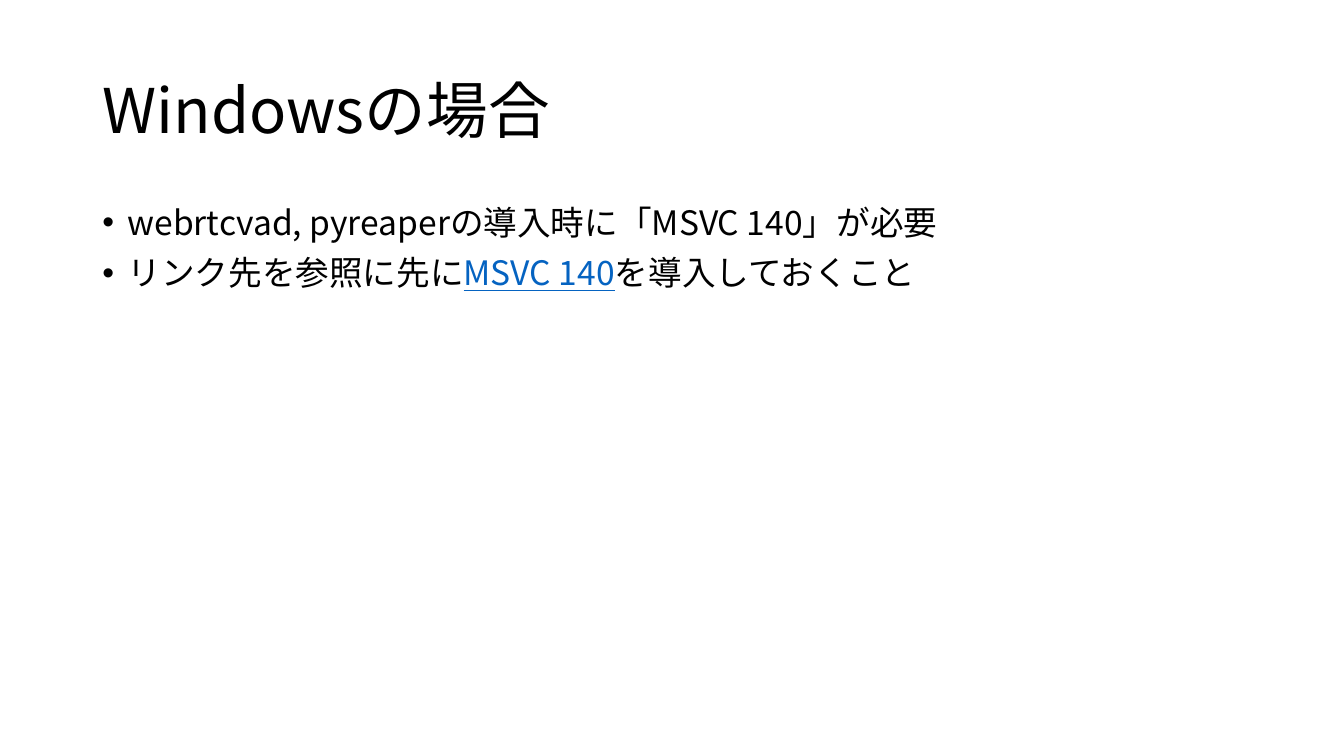
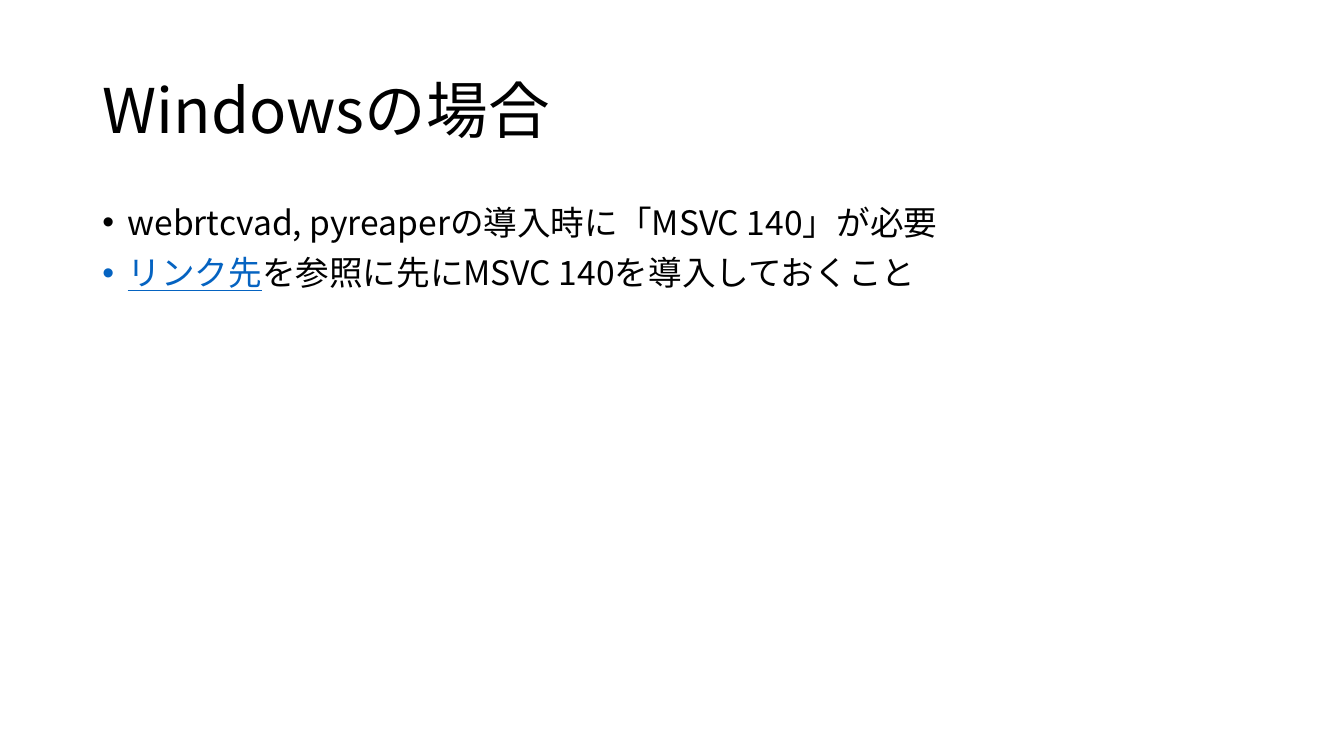
Before and after one commit to YK-Orfeluna/voice_analysis, a slide deck: slide 2 of 事前準備.pptx. Drawn at 1344x756 pixels with LibreOffice and Linux fonts; fonts in the diff are those of the drawing. Boxes give left, top, right and bottom in pixels: in the first picture for what was removed or moved away, otherwise in the second. Text is boxed around its words. In the diff, an @@ line names an element or a change of style, - is before the commit and + after.

```diff
--- a/事前準備.pptx
+++ b/事前準備.pptx
@@ text at [128, 256, 915, 291]: text colour #000000 to #0563C1, underline on in "リンク先を参照に先にMSVC"; text colour #0563C1 to #000000, underline off in "リンク先を参照に先にMSVC 140を導入しておくこと" @@
```
Also in this commit, not shown: 1 other slide changed, 1 other file.
